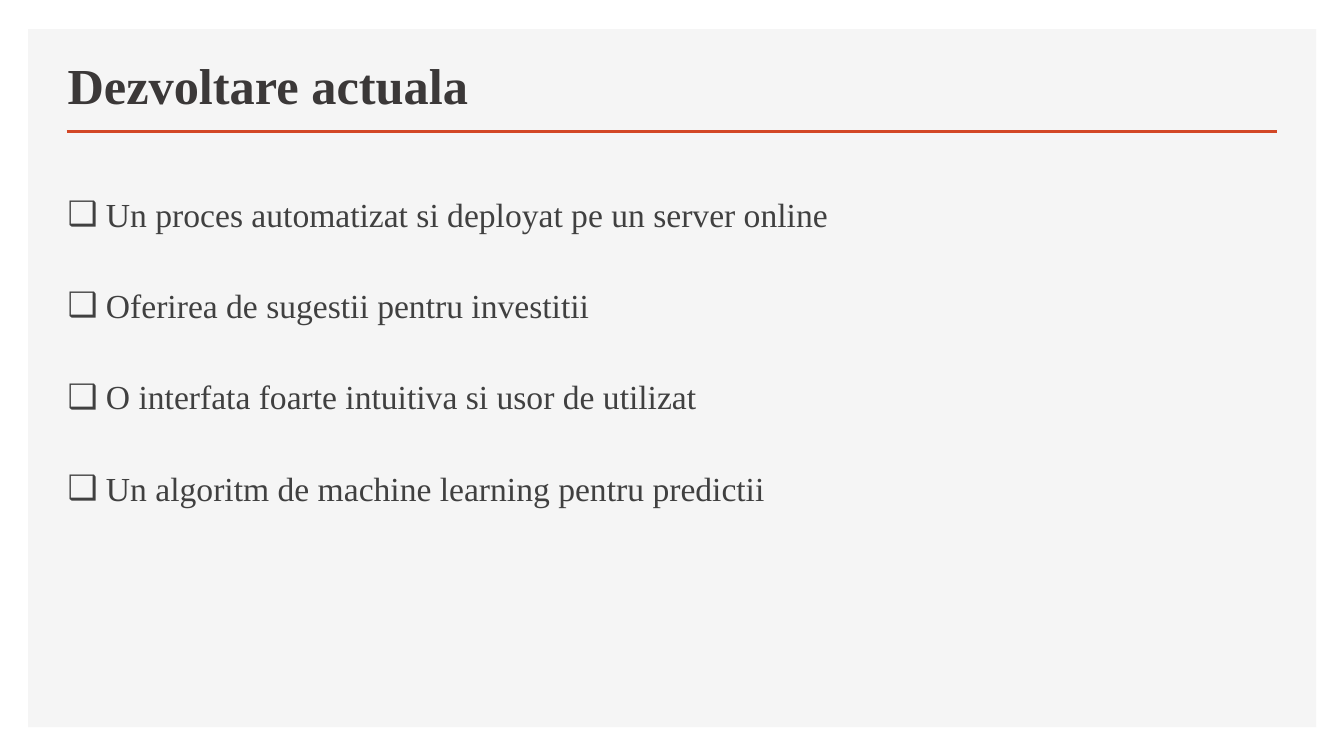
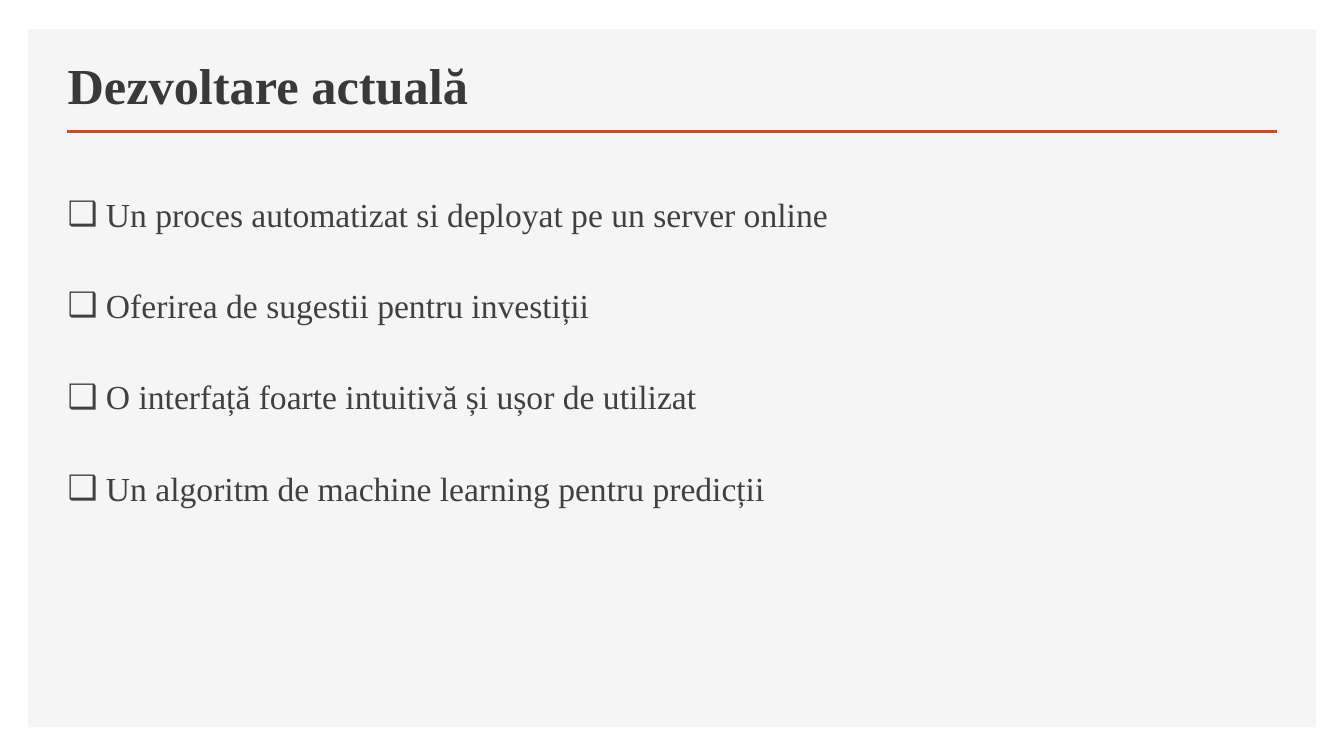
Before and after one commit to ApuscasiteiSilviu/CryptoManagementLicenta, a slide deck: slide 11 of Licenta2020ApuscasiteiSilviuAlexandru/Prezentare_Licenta_CryptoManagement (1).pptx (slide 10 before the commit). Drawn at 1344x756 pixels with LibreOffice and Linux fonts; fonts in the diff are those of the drawing. Boxes give left, top, right and bottom in pixels: in the first picture for what was removed or moved away, otherwise in the second. Text is boxed around its words. In the diff, an @@ line names an element or a change of style, - is before the commit and + after.

```diff
--- a/Licenta2020ApuscasiteiSilviuAlexandru/Prezentare_Licenta_CryptoManagement (1).pptx
+++ b/Licenta2020ApuscasiteiSilviuAlexandru/Prezentare_Licenta_CryptoManagement (1).pptx
@@ title at (68, 68, 468, 105): text changed @@
-Dezvoltare actuala
+Dezvoltare actuală
@@ text at (106, 294, 765, 507): text changed @@
-❑ Oferirea de sugestii pentru investitii
-❑ O interfata foarte intuitiva si usor de utilizat
-❑ Un algoritm de machine learning pentru predictii
+❑ Oferirea de sugestii pentru investiții
+❑ O interfață foarte intuitivă și ușor de utilizat
+❑ Un algoritm de machine learning pentru predicții
```
Also in this commit, not shown: 8 other slides changed, 2 slides added, 1 slide removed.
